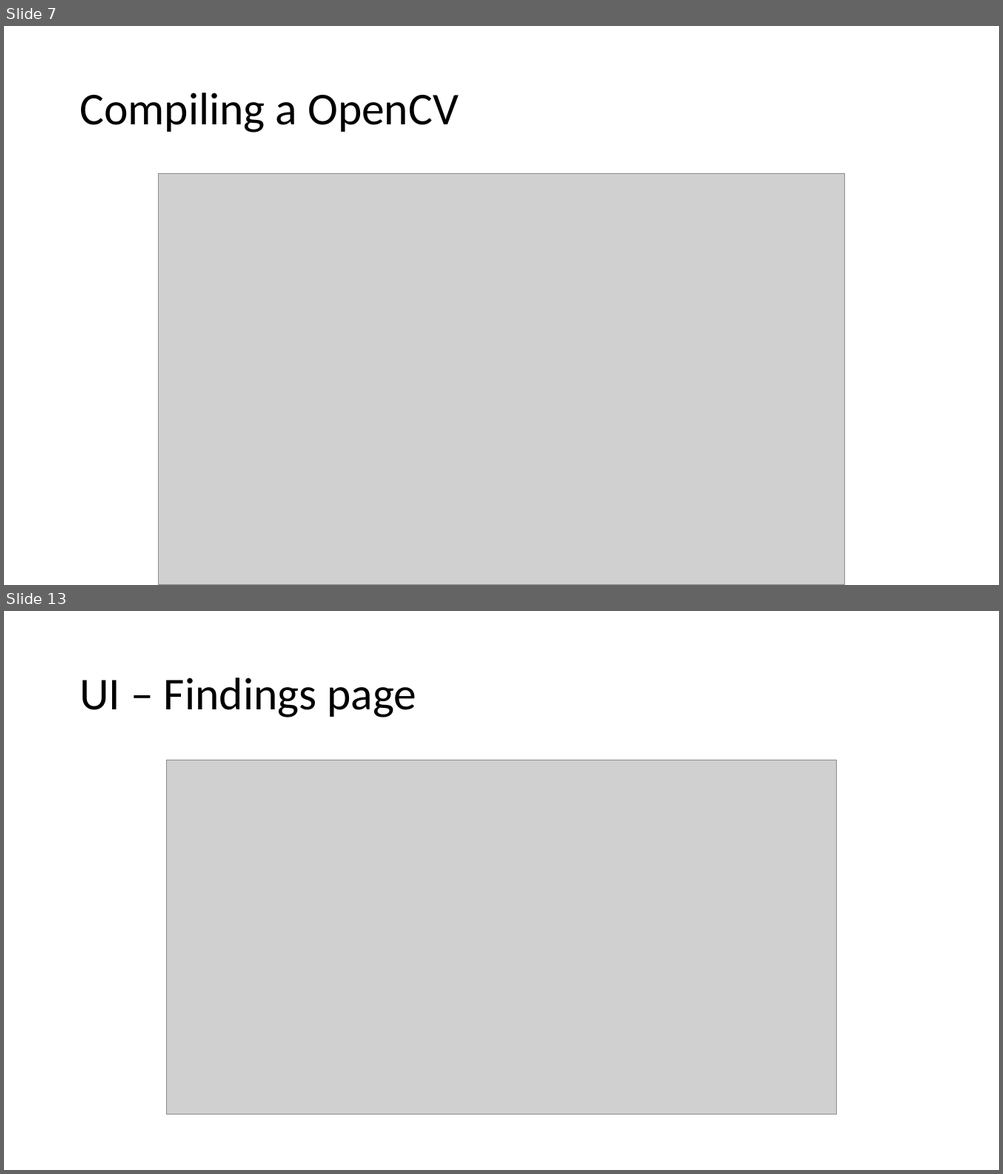
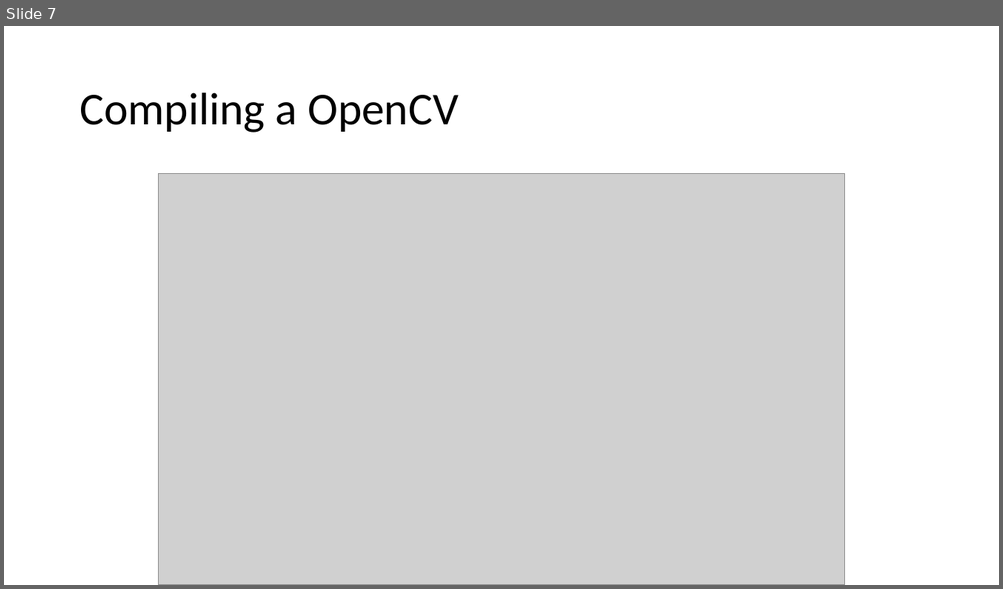
Before and after one commit to Tushar9999999999/SkyNet, a slide deck: Equinox_Presentation.pptx. Shown one above the other, each under a label of ours: slides 7 and 13 before the commit, slide 7 after it; the slides between them are not shown. The pictures are 1003x1174 and 1003x589 pixels, drawn with LibreOffice and Linux fonts; fonts in the diff are those of the drawing; grey boxes stand for pictures. Boxes give left, top, right and bottom in pixels: in the first picture for what was removed or moved away, otherwise in the second. Text is boxed around its words. In the diff, an @@ line names an element or a change of style, - is before the commit and + after.

```diff
--- a/Equinox_Presentation.pptx
+++ b/Equinox_Presentation.pptx
@@ slide 13 removed at (x1=4, y1=611, x2=999, y2=1170), background #FFFFFF @@
@@ title removed at (x1=79, y1=678, x2=416, y2=718) @@
-UI – Findings page
@@ picture removed at (x1=167, y1=760, x2=836, y2=1116) @@
```
Also in this commit, not shown: 3 slides changed, 2 slides added, 4 other slides removed.
